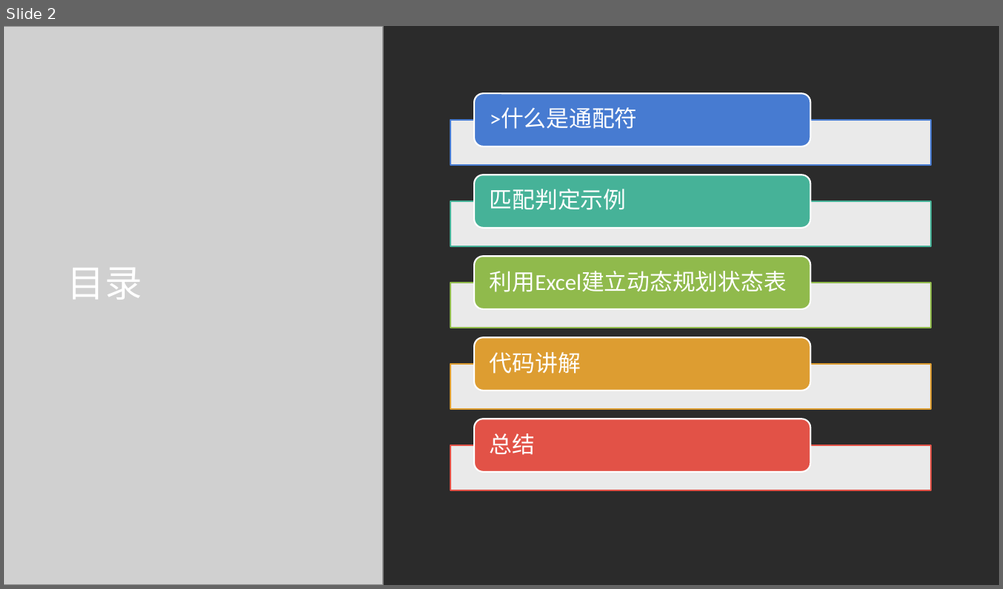
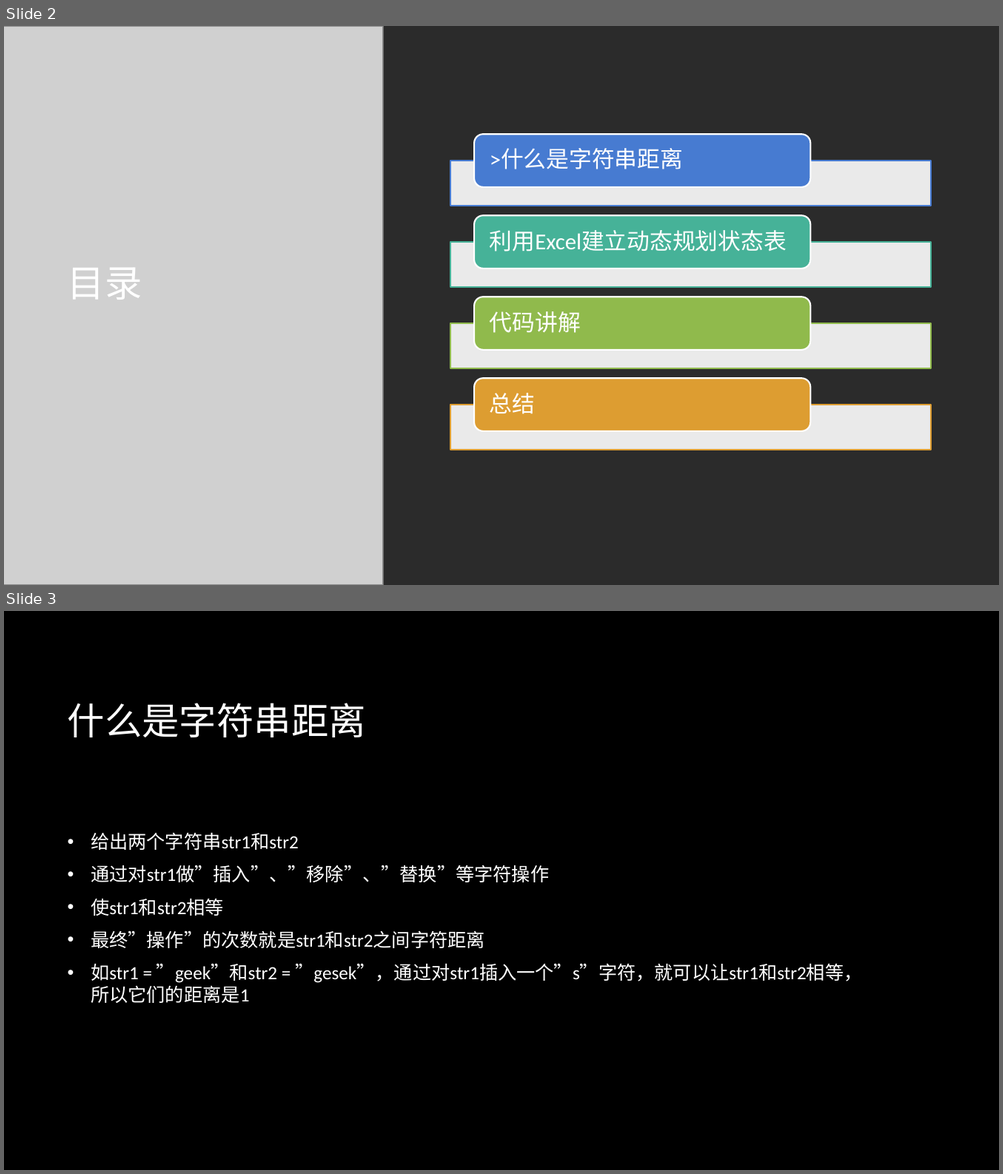
Before and after one commit to oneminute/leetcode, a slide deck: problems/edit-distance/sol01.pptx. Shown one above the other, each under a label of ours: slide 2 before the commit, slides 2 and 3 after it. The pictures are 1003x589 and 1003x1174 pixels, drawn with LibreOffice and Linux fonts; fonts in the diff are those of the drawing; grey boxes stand for pictures; background and template pictures are left out; a plain dark background stands for a picture behind light text. Boxes give left, top, right and bottom in pixels: in the first picture for what was removed or moved away, otherwise in the second. Text is boxed around its words. In the diff, an @@ line names an element or a change of style, - is before the commit and + after.

```diff
--- a/problems/edit-distance/sol01.pptx
+++ b/problems/edit-distance/sol01.pptx
@@ slide 3 added at [4,611,999,1170], background picture (left out) @@
@@ title added at [68,703,366,738], 36 pt, text #FFFFFF @@
+什么是字符串距离
@@ text added at [91,832,862,1003], 18 pt, text #FFFFFF @@
+• 给出两个字符串str1和str2
+• 通过对str1做”插入”、”移除”、”替换”等字符操作
+• 使str1和str2相等
+• 最终”操作”的次数就是str1和str2之间字符距离
+• 如str1 = ”geek”和str2 = ”gesek”，通过对str1插入一个”s”字符，就可以让str1和str2相等，所以它们的距离是1
@@ slide 2 changed as well @@
@@ text at [489,149,683,170]: text changed @@
->什么是通配符
+>什么是字符串距离
@@ text removed at [489,189,626,210] @@
-匹配判定示例
@@ 4 rounded rectangles, 4 rectangles: place and size @@
-4 rounded rectangles, 4 rectangles at [450,94,930,409]
+4 rounded rectangles, 4 rectangles at [450,134,930,451]
@@ 3 texts: place and size @@
-3 texts at [489,271,786,455]
+3 texts at [489,230,786,414]
@@ rounded rectangle removed at [474,419,811,472] @@
@@ rectangle removed at [450,446,930,491] @@
```
Also in this commit, not shown: 5 other slides changed, 1 other slide added, 12 slides removed, 6 other files.
